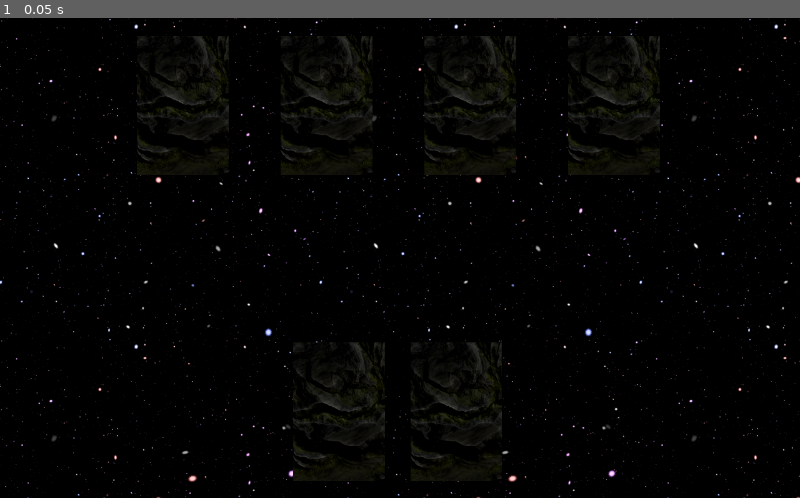
Above: before the commit, frame 1.
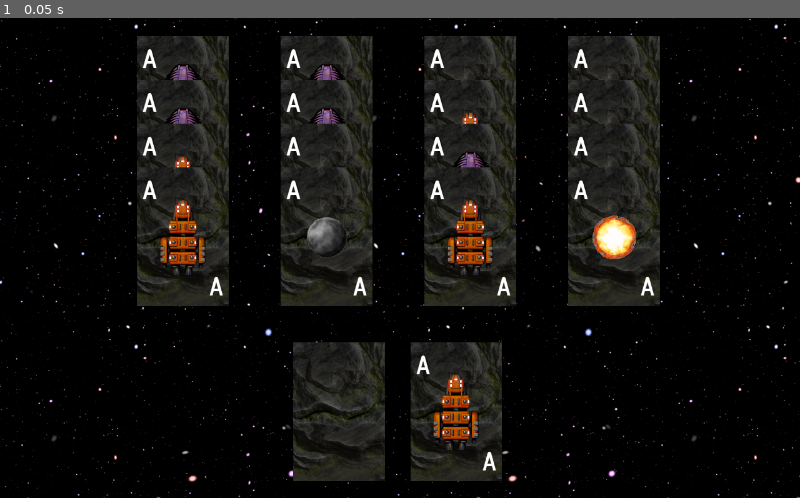
Above: after the commit, the same moment.

Repository: imekon/the-sun-and-the-moon
Game: Godot game, scene res://scenes/Main.tscn
Same seed, same stepped clock (60 frames per second), same inputs: the game is played once before the commit and once after it.
Inputs:
- Up to frame 1 (0.05 s): no input

The runs differ from the first frame. In frame 1, 23% of the frame differs, in the area x 17-83%, y 3-97%.
Error after the commit: Invalid get index 'UNKNOWN' (on base: 'Node (Globals.gd)'). (res://scripts/Card.gd:7)

Commit message:
getting the cards going

Diff:
--- /dev/null
+++ b/scenes/BackCard.tscn
@@ -0,0 +1,6 @@
+[gd_scene load_steps=2 format=2]
+
+[ext_resource path="res://images/card.png" type="Texture" id=1]
+
+[node name="BackCard" type="Sprite"]
+texture = ExtResource( 1 )
--- a/scripts/Card.gd
+++ b/scripts/Card.gd
@@ -3,7 +3,8 @@
 onready var top_label = $TopLabel
 onready var bottom_label = $BottomLabel
 
-var card = null
+var card_data = null
+var location = Globals.UNKNOWN
 
 func set_details(number):
 	match number:
--- a/scripts/Globals.gd
+++ b/scripts/Globals.gd
@@ -1,3 +1,6 @@
 extends Node
 
 enum SUITS { SUN, MOON, SHIP, ALIEN }
+enum LOCATION { UNKNOWN, PILE, DISCARD, PICKUP }
+
+var card_scaling = Vector2(0.7, 0.7)
--- a/scripts/Main.gd
+++ b/scripts/Main.gd
@@ -1,24 +1,94 @@
 extends Node2D
 
-var CardData
+onready var pile1 = $Card1
+onready var pile2 = $Card2
+onready var pile3 = $Card3
+onready var pile4 = $Card4
+
+onready var active_pile = $ActivePile
+onready var discard_pile = $DiscardPile
+
+onready var SunCard = load("res://scenes/SunCard.tscn")
+onready var MoonCard = load("res://scenes/MoonCard.tscn")
+onready var ShipCard = load("res://scenes/ShipCard.tscn")
+onready var AlienCard = load("res://scenes/AlienCard.tscn")
+
+onready var BackCard = load("res://scenes/BackCard.tscn")
+
+onready var CardData = load("res://scripts/CardData.gd")
+
 var pack
 
 func _ready():
-	CardData = load("res://scripts/CardData.gd")
+	randomize()
+
+	var back_card = BackCard.instance()
+	back_card.position = discard_pile.position
+	back_card.scale = Globals.card_scaling
+	add_child(back_card)
 
 	create_pack()
+	deal_cards()
+	display_card()
 
 func create_pack():
 	pack = []
 	for suit in range(4):
 		for number in range(13):
-			var card = CardData.new(suit, number)
+			var card = CardData.new(suit, number + 1)
 			pack.append(card)
 
-	pack.sort()
+	pack.shuffle()
 
-	dump_cards()
+func deal_cards():
+	var pos1 = pile1.position
+	var pos2 = pile2.position
+	var pos3 = pile3.position
+	var pos4 = pile4.position
 
-func dump_cards():
-	for card in pack:
-		print("Suit: %d Number: %d" % [card._suit, card._number])
+	for row in range(4):
+		for column in range(4):
+			var pos = Vector2()
+
+			match column:
+				0:
+					pos = pos1
+				1:
+					pos = pos2
+				2:
+					pos = pos3
+				3:
+					pos = pos4
+
+			pos.y += row * 70
+
+			var card_data = pack[0]
+			pack.remove(0)
+
+			create_card(card_data, pos)
+
+func create_card(card_data, pos):
+	var card : Sprite
+
+	match card_data._suit:
+		0:
+			card = SunCard.instance()
+		1:
+			card = MoonCard.instance()
+		2:
+			card = ShipCard.instance()
+		3:
+			card = AlienCard.instance()
+
+	card.scale = Globals.card_scaling
+	card.position = pos
+	add_child(card)
+	card.card_data = card_data
+	card.location = Globals.PILE
+	card.set_details(card_data._number)
+
+func display_card():
+	var card_data = pack[0]
+	pack.remove(0)
+
+	create_card(card_data, active_pile.position)
